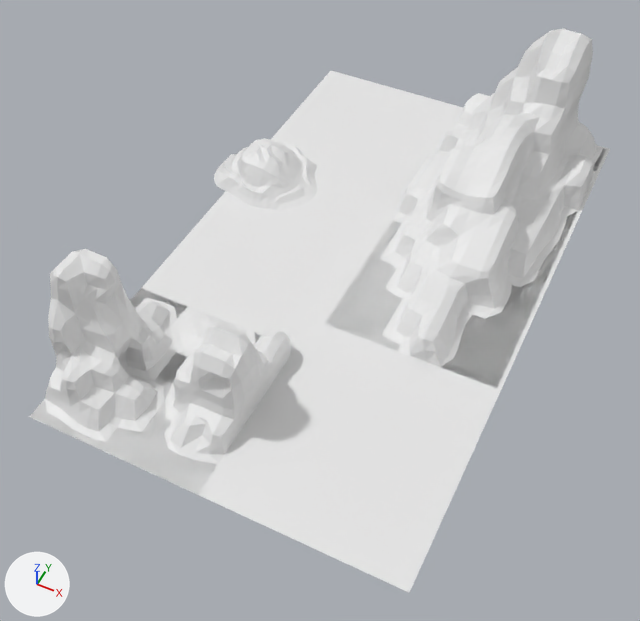
An edit to the glTF model public/assets/glb/levels/lv1.desert-level.glb, drawn before and after from the same camera.
Before and after are seen from a 50 mm lens placed at (32.7, -78.4, 85.6), pointed at (-1.2, -10.6, 0.9). Arrows for +X, +Y and +Z are at lower left; the lights stay in place. Where no turn or scale is listed for an object, it has been applied to the vertices.

The older version as bpy lines, for what is in view:
```python
me_cube_001 = bpy.data.meshes.new('Cube.001')
me_cube_001.from_pydata(...)  # 8 vertices, 12 faces; spans x -24.0..24.0, y -40.0..40.0, z 0.0
me_mesh_020 = bpy.data.meshes.new('Mesh.020')
me_mesh_020.from_pydata(...)  # 939 vertices, 1792 faces; spans x -11.5..11.5, y -25.6..26.8, z 0.0..20.3
me_mesh_021 = bpy.data.meshes.new('Mesh.021')
me_mesh_021.from_pydata(...)  # 665 vertices, 1264 faces; spans x -12.4..12.5, y -11.5..11.5, z 0.0..15.9
me_mesh_023 = bpy.data.meshes.new('Mesh.023')
me_mesh_023.from_pydata(...)  # 249 vertices, 456 faces; spans x -7.7..8.4, y -7.0..7.9, z 0.0..5.0
ob_01_plane_001 = bpy.data.objects.new('01.Plane.001', me_cube_001)
ob_01_plane_001.location = (-0.4, 0.0, 0.0)
ob_hill_desert_001_001 = bpy.data.objects.new('Hill_desert_001.001', me_mesh_023)
ob_hill_desert_001_001.location = (-20.5, 10.8, 0.0)
ob_mountain_desert_001 = bpy.data.objects.new('Mountain_desert.001', me_mesh_021)
ob_mountain_desert_001.location = (-12.9, -28.5, 0.0)
ob_mountain_desert_002 = bpy.data.objects.new('Mountain_desert.002', me_mesh_020)
ob_mountain_desert_002.location = (11.6, 14.0, 0.0)
```
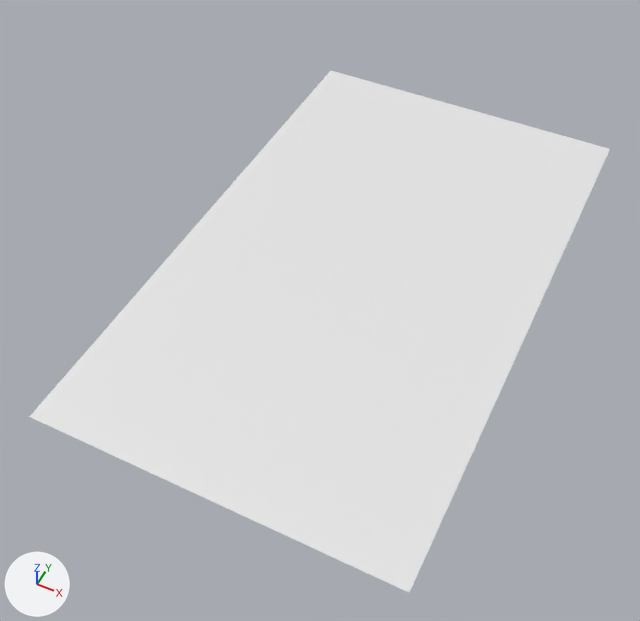
Location of each change, [x1, y1, x2, y2] in pixels of the pictures (640 x 621 px):
```json
{"object": "Mountain_desert.002", "change": "deleted", "before": [326, 28, 606, 387]}
{"object": "Mountain_desert.001", "change": "deleted", "before": [32, 249, 291, 494]}
{"object": "Hill_desert_001.001", "change": "deleted", "before": [214, 138, 317, 210]}
```

Scene script edits in JSON lines:
```json
{"op": "remove", "block": "ob_hill_desert_001_001", "code": ["ob_hill_desert_001_001 = bpy.data.objects.new('Hill_desert_001.001', me_mesh_023)", "ob_hill_desert_001_001.location = (-20.5, 10.8, 0.0)"]}
{"op": "remove", "block": "ob_mountain_desert_001", "code": ["ob_mountain_desert_001 = bpy.data.objects.new('Mountain_desert.001', me_mesh_021)", "ob_mountain_desert_001.location = (-12.9, -28.5, 0.0)"]}
{"op": "remove", "block": "ob_mountain_desert_002", "code": ["ob_mountain_desert_002 = bpy.data.objects.new('Mountain_desert.002', me_mesh_020)", "ob_mountain_desert_002.location = (11.6, 14.0, 0.0)"]}
```
